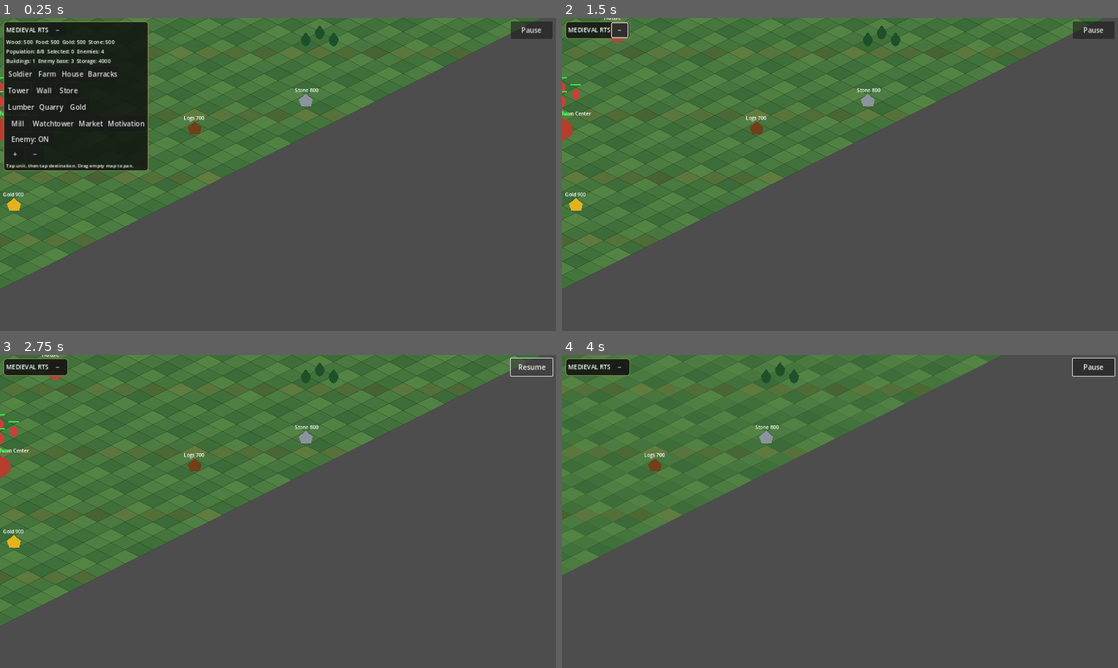
Above: before the commit, frames 1-4 (two rows, left to right).
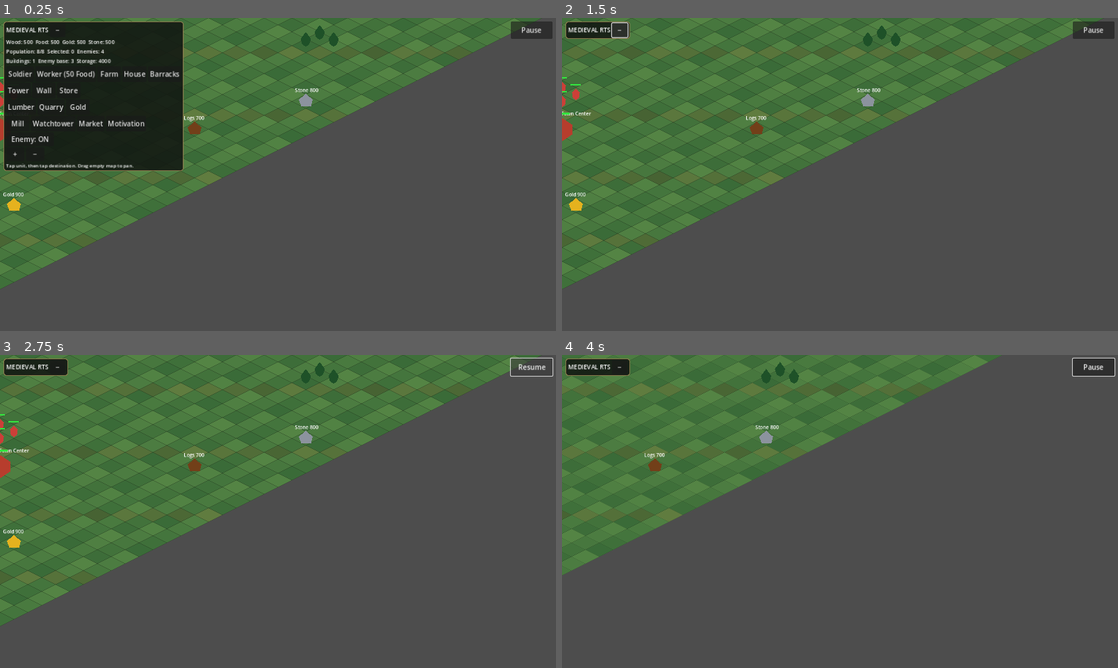
Above: after the commit, the same moments.

Repository: noub1234567-cmd/Medieval-RTS-Test
Game: Godot game, scene res://scenes/main.tscn
The game is run twice, just before and just after one commit, with the same random seed, the same clock (stepped at 60 frames per second) and the same inputs.
Inputs (mouse positions are in pixels of both pictures, inside the frame that each line leads up to):
- Up to frame 1 (0.25 s): no input
- Up to frame 2 (1.5 s): click (628, 74) at 0.5 s, where only the run after the commit has a clickable "Worker (50 Food)"; click "−" at 1.25 s
- Up to frame 3 (2.75 s): click "Pause" at 2 s
- Up to frame 4 (4 s): click "Resume" at 2.75 s; move the mouse to (962, 495) at 3.52 s; hold D from 3.53 s (still down); click (962, 495) at 3.67 s

The runs differ from the first frame. In frame 1, 3.3% of the frame differs, in the area x 6-34%, y 1-49%; in frame 2, less than 0.1%; in frame 3, less than 0.1%; in frame 4, nothing differs.

Commit message:
Add Town Center worker recruitment training

Diff:
--- a/scripts/game.gd
+++ b/scripts/game.gd
@@ -73,6 +73,9 @@
 var upgrade_town_center_button: Button
 var upgrade_building_button: Button
 var recall_workers_button: Button
+var recruit_worker_button: Button
+var worker_training_remaining:=0.0
+const WORKER_TRAINING_TIME:=10.0
 var workers_recalled:=false
 var pause_toggle_button: Button
 var game_paused := false
@@ -675,6 +678,11 @@
 	recruit.custom_minimum_size=Vector2(64,36)
 	recruit.pressed.connect(recruit_soldier)
 	buttons.add_child(recruit)
+	recruit_worker_button=Button.new()
+	recruit_worker_button.text="Worker (50 Food)"
+	recruit_worker_button.custom_minimum_size=Vector2(120,36)
+	recruit_worker_button.pressed.connect(start_worker_training)
+	buttons.add_child(recruit_worker_button)
 	var building_rows:Array[HBoxContainer]=[buttons]
 	var second_building_row:=HBoxContainer.new()
 	second_building_row.add_theme_constant_override("separation",3)
@@ -784,6 +792,57 @@
 	s.content_margin_bottom=4
 	return s
 
+func start_worker_training()->void:
+	if worker_training_remaining>0.0:
+		return
+	if population>=population_cap:
+		help_label.text="Population limit reached — build Houses"
+		return
+	if resources.food<50:
+		help_label.text="Worker recruitment costs 50 Food"
+		return
+	var tc:Node2D=null
+	for b in buildings:
+		if is_instance_valid(b) and b.team==0 and b.building_type=="Town Center" and b.health>0:
+			tc=b
+			break
+	if tc==null:
+		help_label.text="Town Center unavailable"
+		return
+	resources.food-=50
+	worker_training_remaining=WORKER_TRAINING_TIME
+	if is_instance_valid(recruit_worker_button):
+		recruit_worker_button.disabled=true
+		recruit_worker_button.text="Training: 10s"
+	help_label.text="Worker training started (10 seconds)"
+	update_status()
+
+func complete_worker_training()->void:
+	var tc:Node2D=null
+	for b in buildings:
+		if is_instance_valid(b) and b.team==0 and b.building_type=="Town Center" and b.health>0:
+			tc=b
+			break
+	if tc==null:
+		help_label.text="Worker training cancelled — Town Center destroyed"
+		worker_training_remaining=0.0
+		if is_instance_valid(recruit_worker_button):
+			recruit_worker_button.disabled=false
+			recruit_worker_button.text="Worker (50 Food)"
+		return
+	var worker:Node2D=UnitScene.instantiate()
+	add_child(worker)
+	worker.set_team(0)
+	worker.position=find_spawn_position(tc.position)
+	units.append(worker)
+	population+=1
+	worker_training_remaining=0.0
+	if is_instance_valid(recruit_worker_button):
+		recruit_worker_button.disabled=false
+		recruit_worker_button.text="Worker (50 Food)"
+	help_label.text="Worker recruited!"
+	update_status()
+
 func recruit_soldier() -> void:
 	var has_barracks:=false
 	for b in buildings:
@@ -1243,6 +1302,12 @@
 		status_label.text="Wood: %d  Food: %d  Gold: %d  Stone: %d\nPopulation: %d/%d  Selected: %d  Enemies: %d\nBuildings:  …(210 unchanged characters)…
 
 func _process(delta:float) -> void:
+	if worker_training_remaining>0.0:
+		worker_training_remaining=max(0.0,worker_training_remaining-delta)
+		if is_instance_valid(recruit_worker_button):
+			recruit_worker_button.text="Training: %ds" % ceili(worker_training_remaining)
+		if worker_training_remaining<=0.0:
+			complete_worker_training()
 	watchtower_alert_cooldown=max(0.0,watchtower_alert_cooldown-delta)
 	if motivation_time_remaining>0.0:
 		var center_exists:=false
